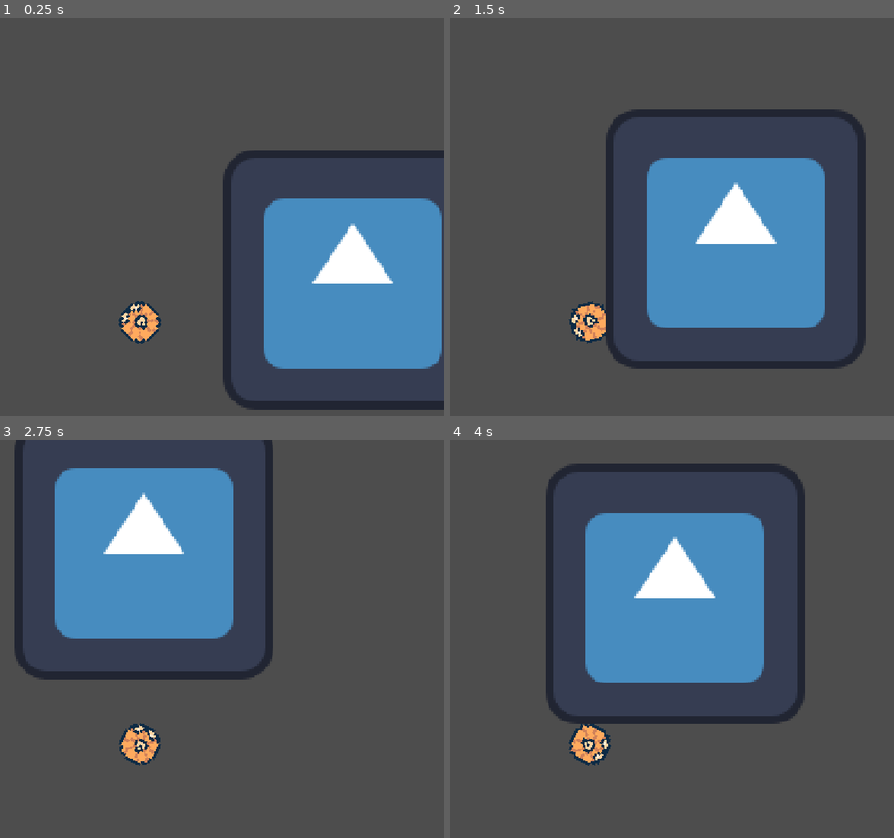
Above: before the commit, frames 1-4 (two rows, left to right).
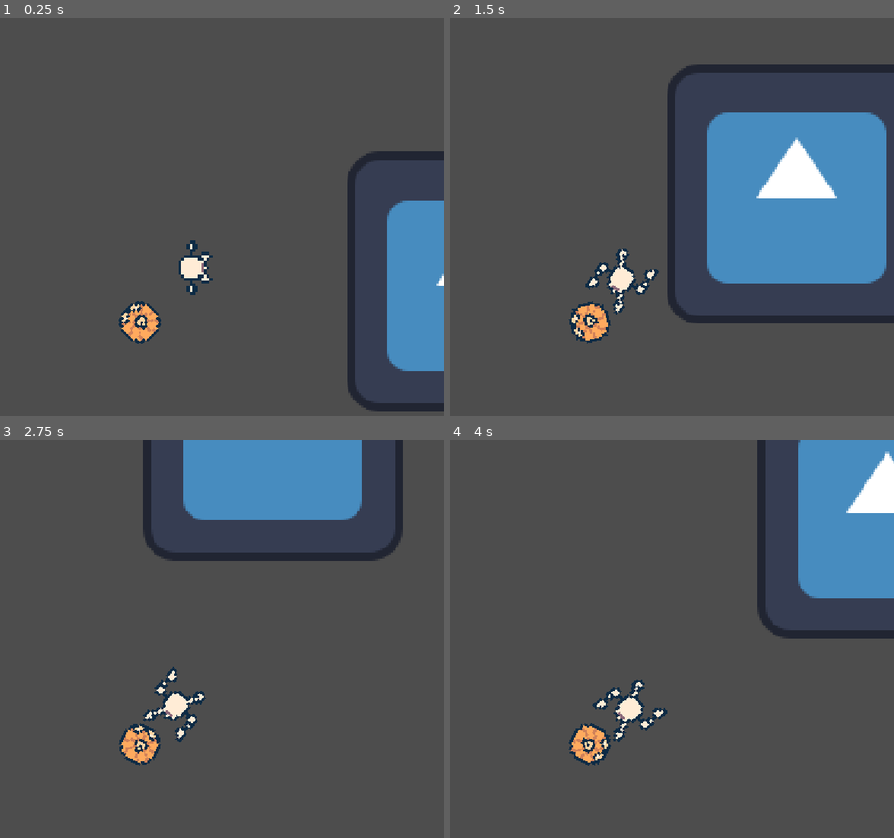
Above: after the commit, the same moments.

Repository: QuoteGenerator/Jame_Gam_Halloween
Game: Godot game, scene res://main.tscn
The game is run twice, just before and just after one commit, with the same random seed, the same clock (stepped at 60 frames per second) and the same inputs. The engine's default icon, where the game draws it, is replaced by a stand-in: a white triangle on a blue panel in a dark square.
Inputs (mouse positions are in pixels of both pictures, inside the frame that each line leads up to):
- Up to frame 1 (0.25 s): no input
- Up to frame 2 (1.5 s): move the mouse to (725, 292) at 0.52 s; hold D 0.53-1.28 s; move the mouse to (467, 352) at 1.27 s; hold S from 1.28 s (still down)
- Up to frame 3 (2.75 s): move the mouse to (199, 611) at 2.02 s; release S at 2.03 s; hold D from 2.03 s (still down)
- Up to frame 4 (4 s): move the mouse to (outside the picture) at 2.77 s; release D at 2.78 s; hold W 2.78-3.53 s; move the mouse to (774, 834) at 3.52 s; hold A from 3.53 s (still down)

The runs differ from the first frame. In frame 1, 16% of the frame differs, in the area x 40-100%, y 33-99%; in frame 2, 26%; in frame 3, 27%; in frame 4, 31%, in the area x 21-100%, y 0-76%.

Commit message:
enemy update

Diff:
--- a/jame-gam-halloween/Player.tscn
+++ b/jame-gam-halloween/Player.tscn
@@ -1,20 +1,20 @@
 [gd_scene format=3 uid="uid://isg1f625y4p8"]
 
-[ext_resource type="Script" uid="uid://csjgifgn87tqj" path="res://Scripts/player.gd" id="1_xhfnw"]
-[ext_resource type="Texture2D" uid="uid://cynlxv1u1jnyg" path="res://Assets/Sprites/pumpkin.png" id="2_kpjcp"]
+[ext_resource type="Script" uid="uid://csjgifgn87tqj" path="res://Scripts/player.gd" id="1_08gt5"]
+[ext_resource type="Texture2D" uid="uid://cynlxv1u1jnyg" path="res://Assets/Sprites/pumpkin.png" id="2_7ygsn"]
 
 [sub_resource type="CircleShape2D" id="CircleShape2D_0rwas"]
 
-[node name="Player" type="CharacterBody2D" unique_id=1519202898]
+[node name="Player" type="CharacterBody2D" unique_id=1519202898 groups=["player"]]
 rotation = 1.5707964
-script = ExtResource("1_xhfnw")
+script = ExtResource("1_08gt5")
 
 [node name="CollisionShape2D" type="CollisionShape2D" parent="." unique_id=146480975]
 shape = SubResource("CircleShape2D_0rwas")
 
 [node name="Sprite2D" type="Sprite2D" parent="." unique_id=1380125364]
 scale = Vector2(1.4, 1.4)
-texture = ExtResource("2_kpjcp")
+texture = ExtResource("2_7ygsn")
 
 [node name="Camera2D" type="Camera2D" parent="." unique_id=1764832438]
 zoom = Vector2(4, 4)
--- a/jame-gam-halloween/Scripts/player.gd
+++ b/jame-gam-halloween/Scripts/player.gd
@@ -3,6 +3,7 @@
 @onready var sprite: Sprite2D = $Sprite2D
 
 var speed:int = 100
+var health:int = 100
 
 func _physics_process(delta: float) -> void:
 
--- /dev/null
+++ b/jame-gam-halloween/Scripts/skeleton_enemy.gd
@@ -0,0 +1,42 @@
+extends CharacterBody2D
+
+var speed: float = 80.0
+var player: Node2D
+var chasing: bool = false
+
+@onready var animation_player: AnimationPlayer = $AnimationPlayer
+@onready var detection_area: Area2D = $DetectionArea
+
+func _ready() -> void:
+	detection_area.body_entered.connect(_on_body_entered)
+	detection_area.body_exited.connect(_on_body_exited)
+
+
+func _on_body_entered(body: Node2D) -> void:
+	if body.is_in_group("player"):
+		player = body
+		chasing = true
+
+
+func _on_body_exited(body: Node2D) -> void:
+	if body == player:
+		player = null
+		chasing = false
+
+
+func _physics_process(delta: float) -> void:
+	var direction := Vector2.ZERO
+
+	if chasing and player:
+		direction = global_position.direction_to(player.global_position)
+		rotation = global_position.angle_to_point(player.global_position)
+
+	velocity = direction * speed
+
+	if chasing:
+		animation_player.play("move_animation")
+	else:
+		animation_player.play("idle_animation")
+
+
+	move_and_slide()
--- /dev/null
+++ b/jame-gam-halloween/Skeleton_Enemy.tscn
@@ -0,0 +1,183 @@
+[gd_scene format=3 uid="uid://dejoqp57xlvc"]
+
+[ext_resource type="Script" uid="uid://bu1k7ynase2c1" path="res://Scripts/skeleton_enemy.gd" id="1_s2728"]
+[ext_resource type="Texture2D" uid="uid://dqa42p8dcxo28" path="res://Assets/Sprites/skelet_idle.png" id="1_snqbw"]
+[ext_resource type="Texture2D" uid="uid://doa84el4rwgb6" path="res://Assets/Sprites/skelet_move.png" id="2_upuoj"]
+
+[sub_resource type="CircleShape2D" id="CircleShape2D_dfj8p"]
+
+[sub_resource type="Animation" id="Animation_v7it2"]
+length = 0.001
+tracks/0/type = "value"
+tracks/0/imported = false
+tracks/0/enabled = true
+tracks/0/path = NodePath("idle_animation:visible")
+tracks/0/interp = 1
+tracks/0/loop_wrap = true
+tracks/0/keys = {
+"times": PackedFloat32Array(0),
+"transitions": PackedFloat32Array(1),
+"update": 1,
+"values": [true]
+}
+tracks/1/type = "value"
+tracks/1/imported = false
+tracks/1/enabled = true
+tracks/1/path = NodePath("idle_animation:region_rect")
+tracks/1/interp = 1
+tracks/1/loop_wrap = true
+tracks/1/keys = {
+"times": PackedFloat32Array(0),
+"transitions": PackedFloat32Array(1),
+"update": 0,
+"values": [Rect2(0, 0, 23, 13)]
+}
+tracks/2/type = "value"
+tracks/2/imported = false
+tracks/2/enabled = true
+tracks/2/path = NodePath("move_animation:visible")
+tracks/2/interp = 1
+tracks/2/loop_wrap = true
+tracks/2/keys = {
+"times": PackedFloat32Array(0),
+"transitions": PackedFloat32Array(1),
+"update": 1,
+"values": [false]
+}
+tracks/3/type = "value"
+tracks/3/imported = false
+tracks/3/enabled = true
+tracks/3/path = NodePath("move_animation:region_rect")
+tracks/3/interp = 1
+tracks/3/loop_wrap = true
+tracks/3/keys = {
+"times": PackedFloat32Array(0),
+"transitions": PackedFloat32Array(1),
+"update": 0,
+"values": [Rect2(0, 0, 21, 23)]
+}
+
+[sub_resource type="Animation" id="Animation_s2728"]
+resource_name = "idle_animation"
+length = 0.56666666
+loop_mode = 1
+tracks/0/type = "value"
+tracks/0/imported = false
+tracks/0/enabled = true
+tracks/0/path = NodePath("idle_animation:visible")
+tracks/0/interp = 1
+tracks/0/loop_wrap = true
+tracks/0/keys = {
+"times": PackedFloat32Array(0),
+"transitions": PackedFloat32Array(1),
+"update": 1,
+"values": [true]
+}
+tracks/1/type = "value"
+tracks/1/imported = false
+tracks/1/enabled = true
+tracks/1/path = NodePath("idle_animation:region_rect")
+tracks/1/interp = 0
+tracks/1/loop_wrap = true
+tracks/1/keys = {
+"times": PackedFloat32Array(0, 0.13333334, 0.33333334, 0.52417934),
+"transitions": PackedFloat32Array(1, 1, 1, 1),
+"update": 0,
+"values": [Rect2(0, 0, 23, 13), Rect2(0, 13, 23, 13), Rect2(0, 26, 23, 13), Rect2(0, 13, 23, 13)]
+}
+tracks/2/type = "value"
+tracks/2/imported = false
+tracks/2/enabled = true
+tracks/2/path = NodePath("move_animation:visible")
+tracks/2/interp = 1
+tracks/2/loop_wrap = true
+tracks/2/keys = {
+"times": PackedFloat32Array(0),
+"transitions": PackedFloat32Array(1),
+"update": 1,
+"values": [false]
+}
+
+[sub_resource type="Animation" id="Animation_upuoj"]
+resource_name = "move_animation"
+length = 0.46666667
+loop_mode = 1
+tracks/0/type = "value"
+tracks/0/imported = false
+tracks/0/enabled = true
+tracks/0/path = NodePath("idle_animation:visible")
+tracks/0/interp = 1
+tracks/0/loop_wrap = true
+tracks/0/keys = {
+"times": PackedFloat32Array(0),
+"transitions": PackedFloat32Array(1),
+"update": 1,
+"values": [false]
+}
+tracks/1/type = "value"
+tracks/1/imported = false
+tracks/1/enabled = true
+tracks/1/path = NodePath("move_animation:visible")
+tracks/1/interp = 1
+tracks/1/loop_wrap = true
+tracks/1/keys = {
+"times": PackedFloat32Array(0),
+"transitions": PackedFloat32Array(1),
+"update": 1,
+"values": [true]
+}
+tracks/2/type = "value"
+tracks/2/imported = false
+tracks/2/enabled = true
+tracks/2/path = NodePath("move_animation:region_rect")
+tracks/2/interp = 0
+tracks/2/loop_wrap = true
+tracks/2/keys = {
+"times": PackedFloat32Array(0, 0.16666667, 0.3),
+"transitions": PackedFloat32Array(1, 1, 1),
+"update": 0,
+"values": [Rect2(0, 0, 21, 23), Rect2(21, 0, 21, 23), Rect2(42, 0, 21, 23)]
+}
+
+[sub_resource type="AnimationLibrary" id="AnimationLibrary_s2728"]
+_data = {
+&"RESET": SubResource("Animation_v7it2"),
+&"idle_animation": SubResource("Animation_s2728"),
+&"move_animation": SubResource("Animation_upuoj")
+}
+
+[sub_resource type="CapsuleShape2D" id="CapsuleShape2D_s2728"]
+radius = 9.303965
+height = 32.70925
+
+[node name="SkeletonEnemy" type="CharacterBody2D" unique_id=845605063]
+scale = Vector2(1.4, 1.4)
+script = ExtResource("1_s2728")
+
+[node name="CollisionShape2D" type="CollisionShape2D" parent="." unique_id=569457113]
+shape = SubResource("CircleShape2D_dfj8p")
+
+[node name="idle_animation" type="Sprite2D" parent="." unique_id=305303267]
+rotation = 1.5707964
+texture = ExtResource("1_snqbw")
+region_enabled = true
+region_rect = Rect2(0, 0, 23, 13)
+
+[node name="move_animation" type="Sprite2D" parent="." unique_id=411505652]
+visible = false
+rotation = 1.5707964
+texture = ExtResource("2_upuoj")
+region_enabled = true
+region_rect = Rect2(0, 0, 21, 23)
+
+[node name="AnimationPlayer" type="AnimationPlayer" parent="." unique_id=810163875]
+libraries/ = SubResource("AnimationLibrary_s2728")
+
+[node name="DetectionArea" type="Area2D" parent="." unique_id=1730715704]
+rotation = 1.5707964
+scale = Vector2(1.2000014, 1.4000027)
+
+[node name="CollisionShape2D" type="CollisionShape2D" parent="DetectionArea" unique_id=385759316]
+position = Vector2(0, -27)
+scale = Vector2(2.27, 2.27)
+shape = SubResource("CapsuleShape2D_s2728")
--- a/jame-gam-halloween/main.tscn
+++ b/jame-gam-halloween/main.tscn
@@ -2,6 +2,7 @@
 
 [ext_resource type="PackedScene" uid="uid://isg1f625y4p8" path="res://Player.tscn" id="1_glv2v"]
 [ext_resource type="Texture2D" uid="uid://p5iilwffme0n" path="res://icon.svg" id="2_uu6xs"]
+[ext_resource type="PackedScene" uid="uid://dejoqp57xlvc" path="res://Skeleton_Enemy.tscn" id="3_r0du0"]
 
 [sub_resource type="RectangleShape2D" id="RectangleShape2D_fos0i"]
 size = Vector2(19.450981, 19.921568)
@@ -12,7 +13,7 @@
 position = Vector2(-52, 14)
 
 [node name="Icon" type="CharacterBody2D" parent="." unique_id=1915591219]
-position = Vector2(53, -7)
+position = Vector2(114, -6)
 
 [node name="Sprite2D" type="Sprite2D" parent="Icon" unique_id=1581380764]
 texture = ExtResource("2_uu6xs")
@@ -21,3 +22,6 @@
 position = Vector2(0, 0.5000019)
 scale = Vector2(6.375, 6.375)
 shape = SubResource("RectangleShape2D_fos0i")
+
+[node name="SkeletonEnemy" parent="." unique_id=845605063 instance=ExtResource("3_r0du0")]
+position = Vector2(-24, -13)
--- a/jame-gam-halloween/project.godot
+++ b/jame-gam-halloween/project.godot
@@ -22,6 +22,10 @@
 window/stretch/mode="canvas_items"
 window/stretch/aspect="expand"
 
+[global_group]
+
+player=""
+
 [physics]
 
 3d/physics_engine="Jolt Physics"
Not shown, added: jame-gam-halloween/Scripts/skeleton_enemy.gd.uid
